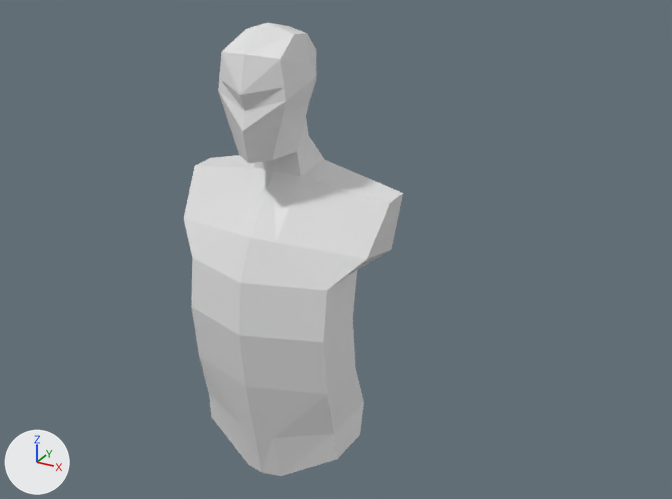
Renders of the Blender file AdventurePlayground/MyCharacters/Full Character.blend from each side of a commit.
Rendered twice from a camera (50 mm lens) standing at (0.905, -1.414, 2.114) and looking at (0.104, 0.044, 1.385). Every picture has the same lights, and +X, +Y and +Z are marked at lower left.
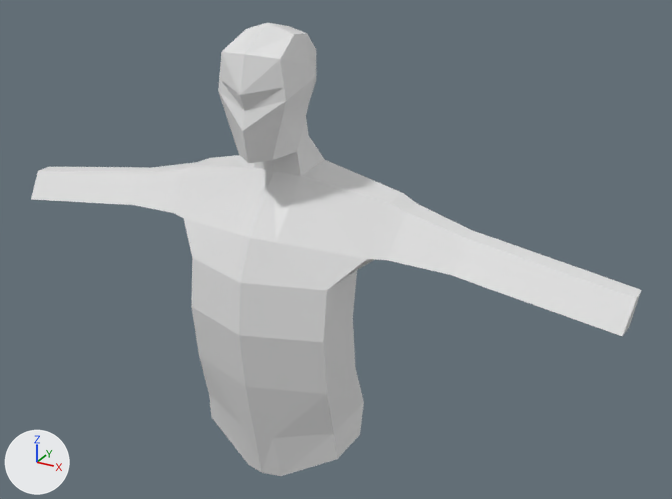
The change in detail:
me_cube is used by ob_cube; location (0.0, 0.0, 1.304); scale (0.152, 0.152, 0.152).
me_cube had 75 vertices, 60 faces and spanned x 0.0..1.46, y -0.97..0.63, z -2.64..3.41.
me_cube now has 99 vertices, 84 faces and spans x 0.0..4.44, y -0.97..0.63, z -2.64..3.41.
Part 1, on me_cube:
1 face is deleted.
24 vertices are added at x 1.57..4.44, y -0.11..0.56, z 0.3..1.26.
25 new faces join them.

What differs and where, as boxes [x1, y1, x2, y2] in the pictures (672 x 499 px):
'Cube', reshaped (178% wider)
    before: [184, 23, 403, 476]
    after: [31, 23, 641, 476]
part 1 of me_cube, built on
    before: [367, 194, 403, 259]
    after: [31, 158, 641, 336]
